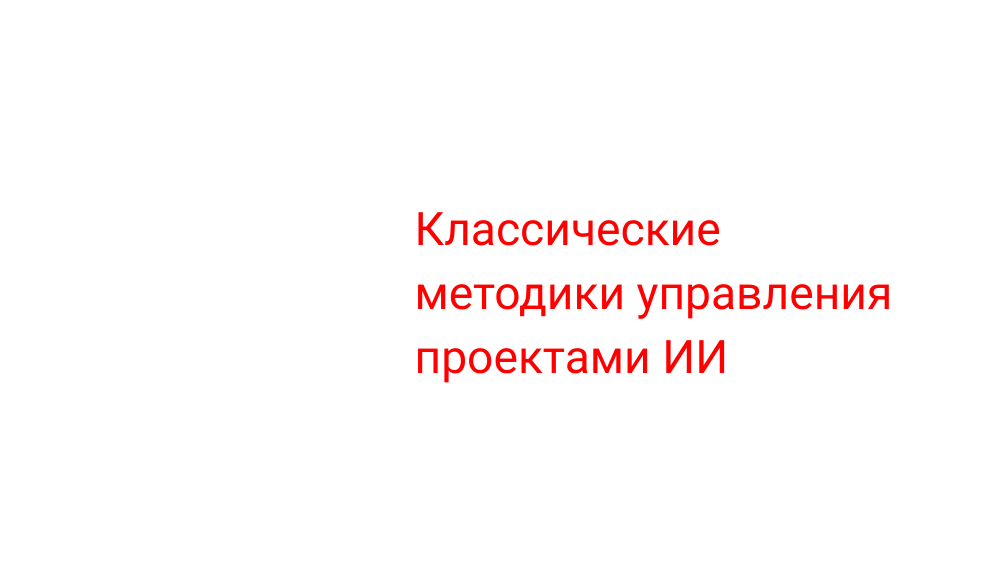
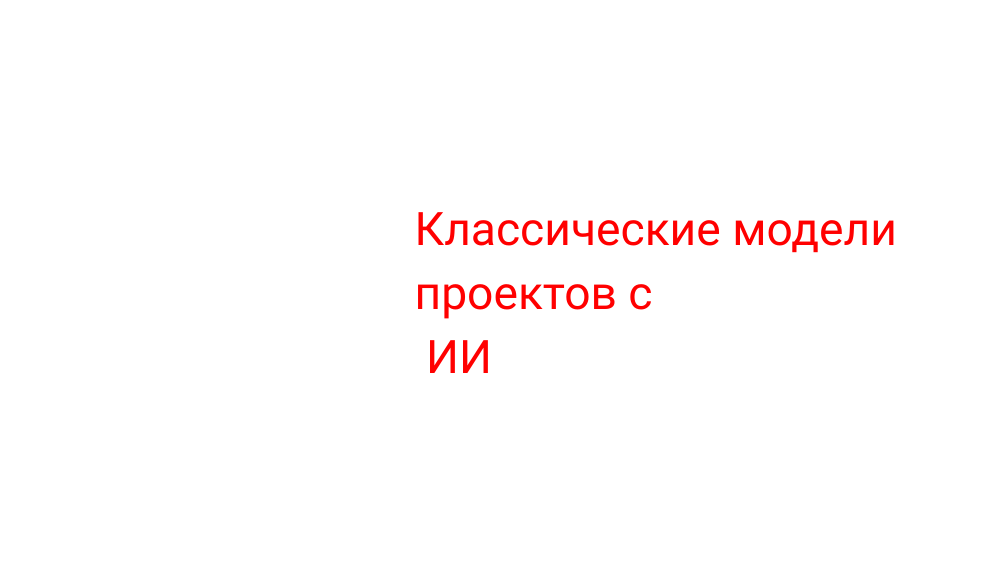
Before and after one commit to MVRonkin/MLSystemDesignCourse, a slide deck: slide 1 of 2024/06_Цели проектов ИИ.pptx. Drawn at 1008x567 pixels with LibreOffice and Linux fonts; fonts in the diff are those of the drawing. Boxes give left, top, right and bottom in pixels: in the first picture for what was removed or moved away, otherwise in the second. Text is boxed around its words. In the diff, an @@ line names an element or a change of style, - is before the commit and + after.

```diff
--- a/2024/06_Цели проектов ИИ.pptx
+++ b/2024/06_Цели проектов ИИ.pptx
@@ title at (415,212,897,373): text changed @@
-Классические методики управления проектами ИИ
+Классические модели проектов с
+ИИ
```
Also in this commit, not shown: 7 other slides changed, 25 other files.
